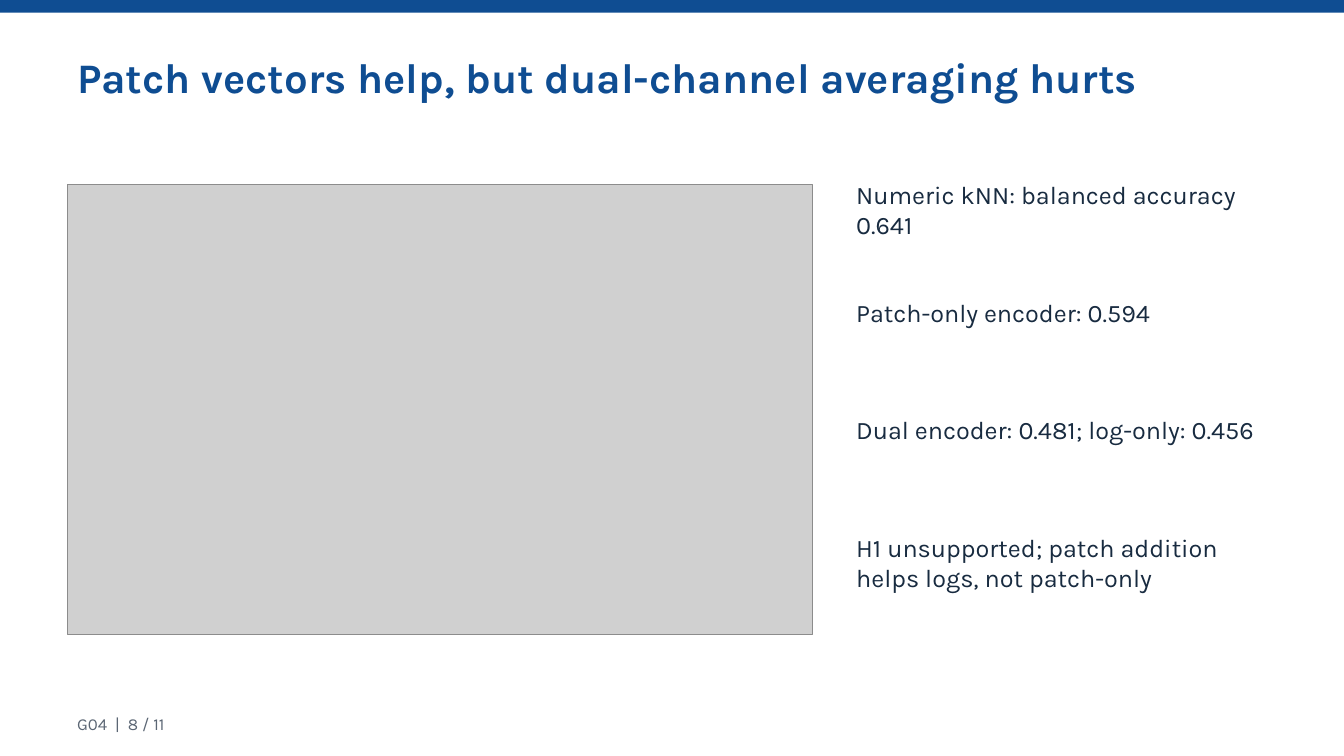
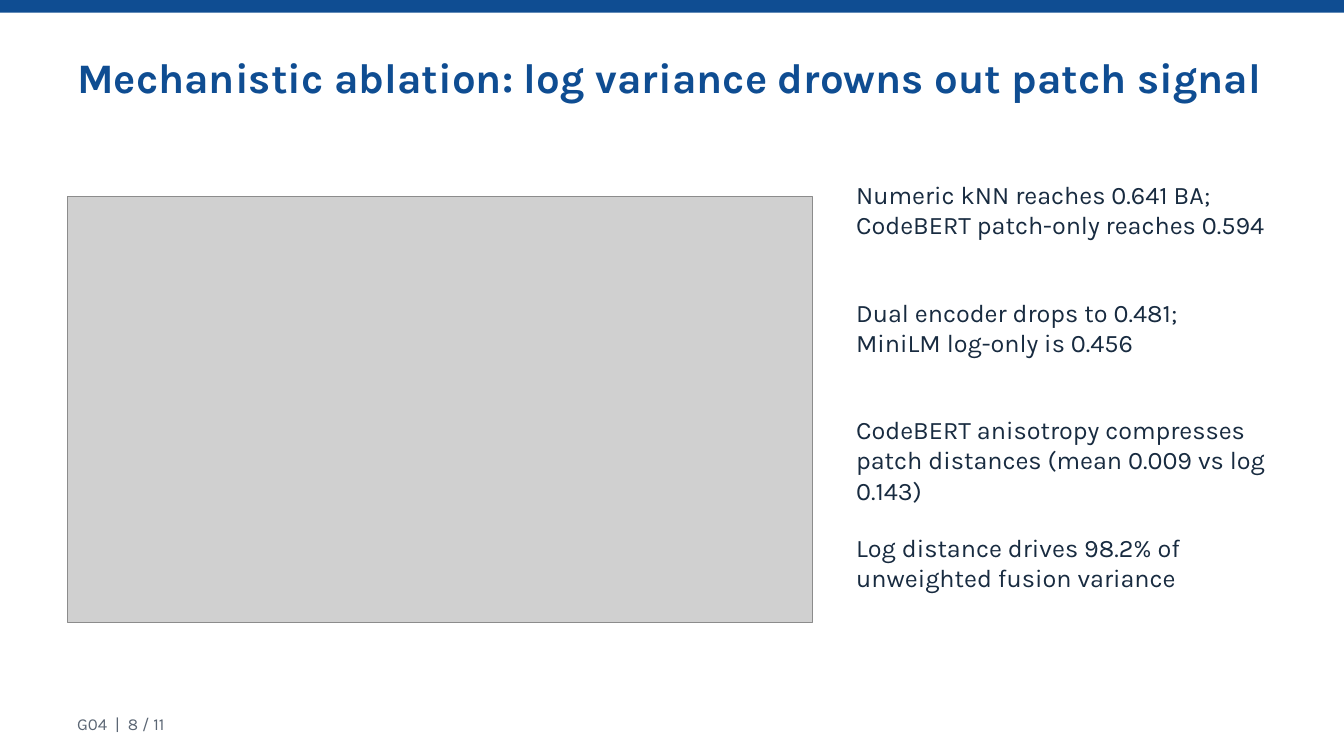
Before and after one commit to calculusfkyou/nycu-data-mining-assignment-2-115-1, a slide deck: slide 8 of HW2_G04_presentation.pptx. Drawn at 1344x756 pixels with LibreOffice and Linux fonts; fonts in the diff are those of the drawing; grey boxes stand for pictures. Boxes give left, top, right and bottom in pixels: in the first picture for what was removed or moved away, otherwise in the second. Text is boxed around its words. In the diff, an @@ line names an element or a change of style, - is before the commit and + after.

Commit message:
feat(v2): add claude3opus confirmatory holdout, mechanistic variance/cost ablations, and 6-page D1-D6 report

```diff
--- a/HW2_G04_presentation.pptx
+++ b/HW2_G04_presentation.pptx
@@ text at (77,63,1261,104): text changed @@
-Patch vectors help, but dual-channel averaging hurts
+Mechanistic ablation: log variance drowns out patch signal
@@ picture: place and size @@
-picture at (68,185,814,634)
+picture at (68,197,814,622)
@@ text at (856,186,1264,240): text changed @@
-Numeric kNN: balanced accuracy 0.641
+Numeric kNN reaches 0.641 BA; CodeBERT patch-only reaches 0.594
@@ text at (856,304,1178,358): text changed @@
-Patch-only encoder: 0.594
+Dual encoder drops to 0.481; MiniLM log-only is 0.456
@@ text at (856,421,1265,503): text changed @@
-Dual encoder: 0.481; log-only: 0.456
+CodeBERT anisotropy compresses patch distances (mean 0.009 vs log 0.143)
@@ text at (856,539,1180,593): text changed @@
-H1 unsupported; patch addition helps logs, not patch-only
+Log distance drives 98.2% of unweighted fusion variance
```
Also in this commit, not shown: 8 other slides changed, 2 slides added, 2 slides removed, 50 other files.
